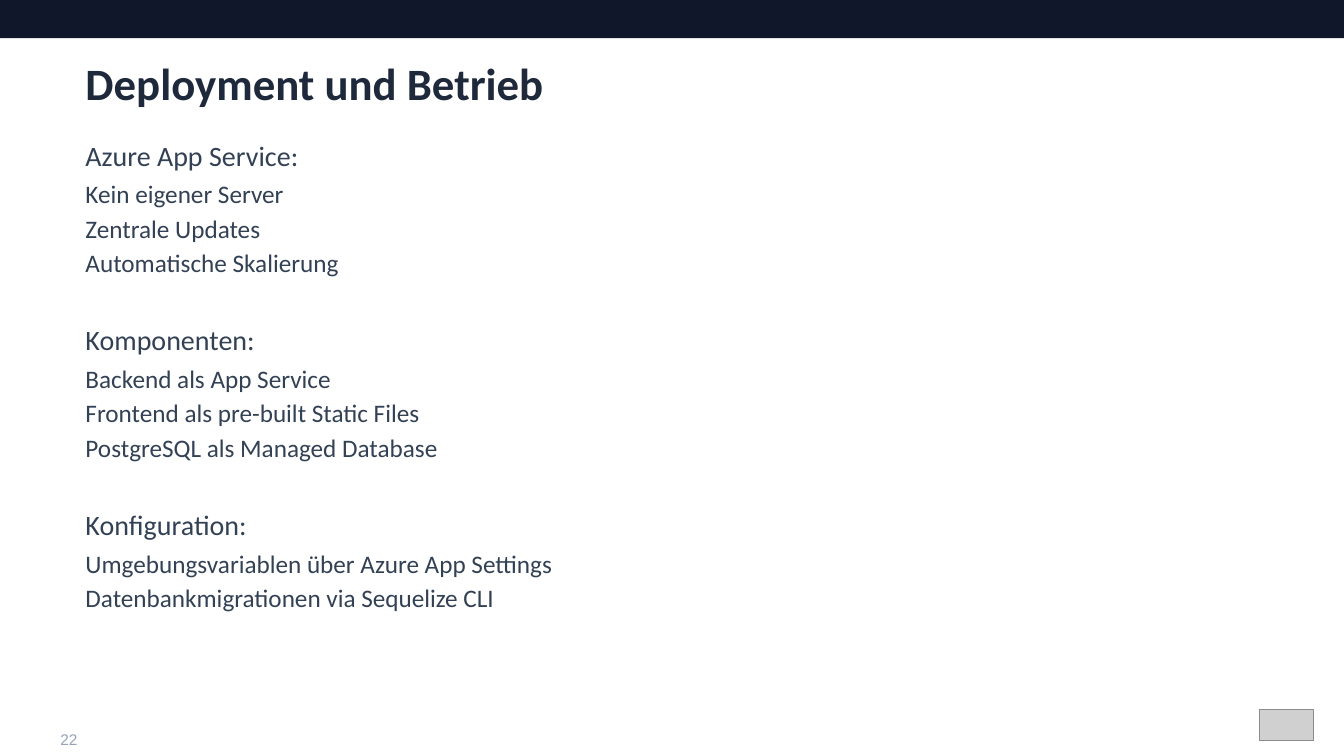
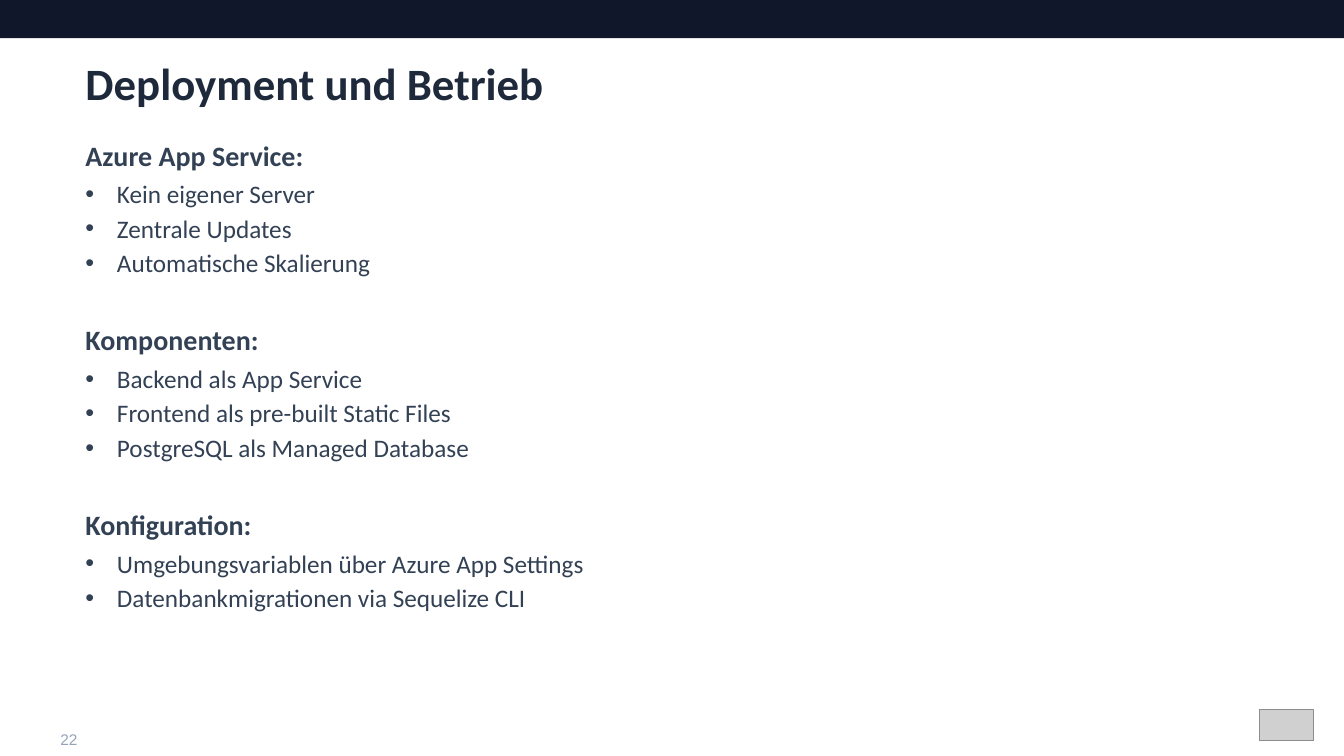
Before and after one commit to Timohone/sprintify, a slide deck: slide 22 of docs/Sprintify_Praesentation_final.pptx. Drawn at 1344x756 pixels with LibreOffice and Linux fonts; fonts in the diff are those of the drawing; grey boxes stand for pictures. Boxes give left, top, right and bottom in pixels: in the first picture for what was removed or moved away, otherwise in the second. Text is boxed around its words. In the diff, an @@ line names an element or a change of style, - is before the commit and + after.

```diff
--- a/docs/Sprintify_Praesentation_final.pptx
+++ b/docs/Sprintify_Praesentation_final.pptx
@@ text "Azure App Service:" at (85, 146, 583, 612): bold on in "Azure App Service:", "Komponenten:", "Konfiguration:"; bullet none to • @@
```
Also in this commit, not shown: 12 other slides changed.
